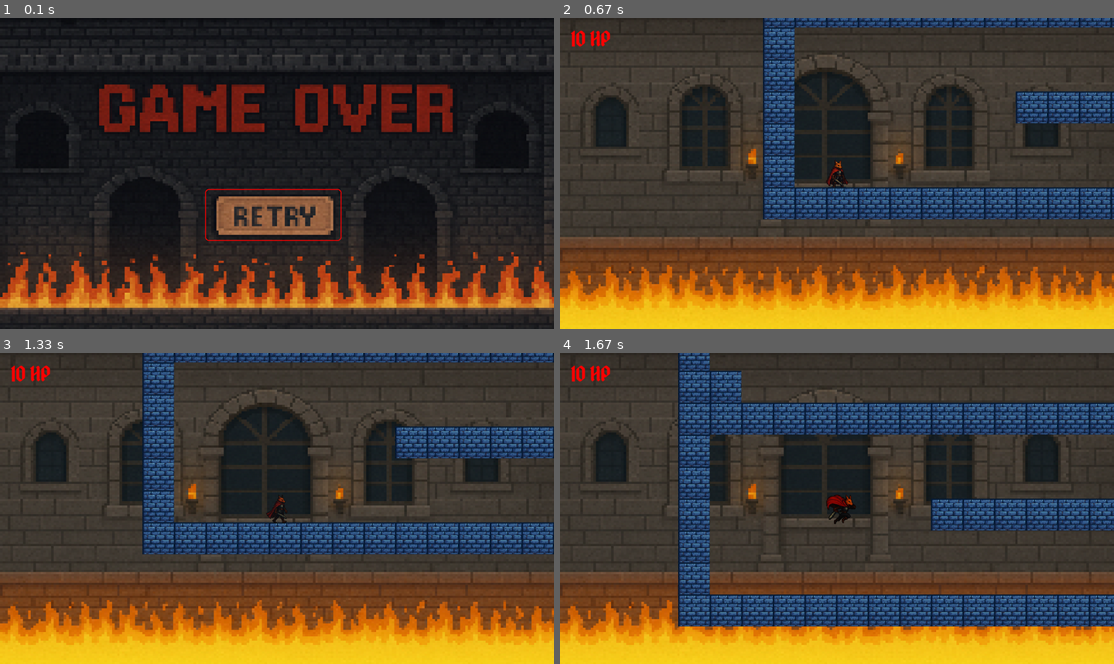
Above: before the commit, frames 1-4 (two rows, left to right).
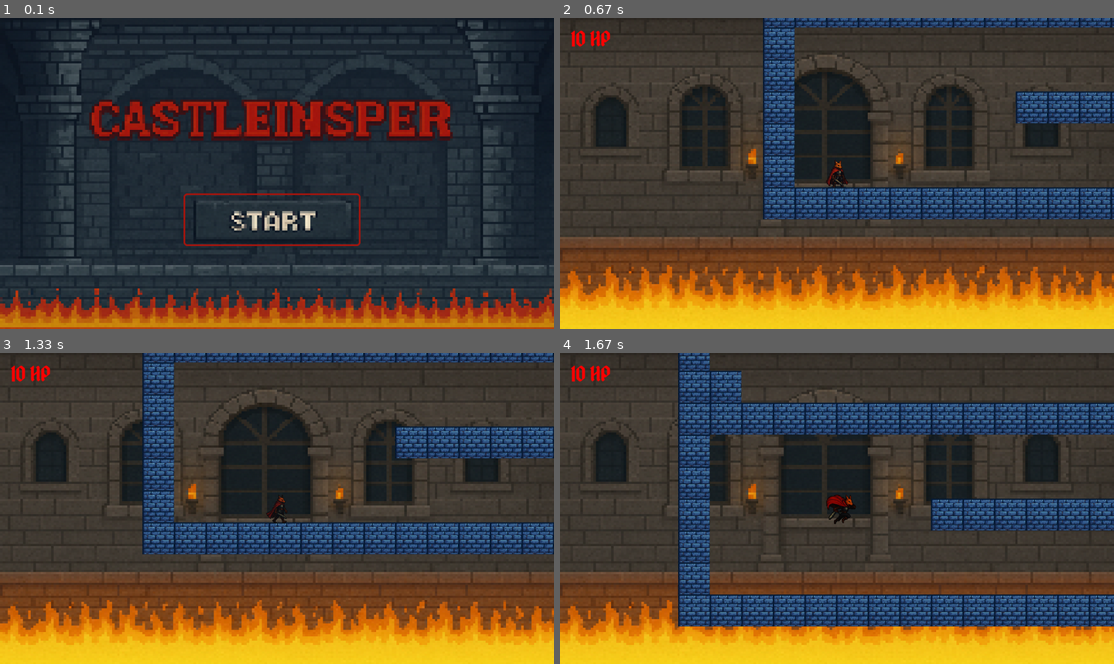
Above: after the commit, the same moments.

Repository: Victor-LP/pygame
Game: pygame game, started from CastleInsper.py
The game is run twice, just before and just after one commit, with the same random seed, the same clock (stepped at 60 frames per second) and the same inputs.
Inputs:
- Up to frame 1 (0.1 s): no input
- Up to frame 2 (0.67 s): tap Enter at 0.33 s
- Up to frame 3 (1.33 s): tap Space at 0.67 s; hold D from 1 s (still down)
- Up to frame 4 (1.67 s): release D at 1.47 s; hold W from 1.5 s (still down)

The runs differ from the first frame. In frame 1, 62% of the frame differs, in the area x 0-100%, y 0-100%; in frame 2, nothing differs; in frame 3, nothing differs; in frame 4, nothing differs.

Commit message:
Bug Fix (STATE)

Diff:
--- a/CastleInsper.py
+++ b/CastleInsper.py
@@ -7,7 +7,7 @@
     pygame.init()
     pygame.mixer.init()
     pygame.display.set_caption('Castle Insper')
-    state = GAME_OVER
+    state = INIT
     while state != QUIT:
         if state == INIT:
             state = title_screen(window)
